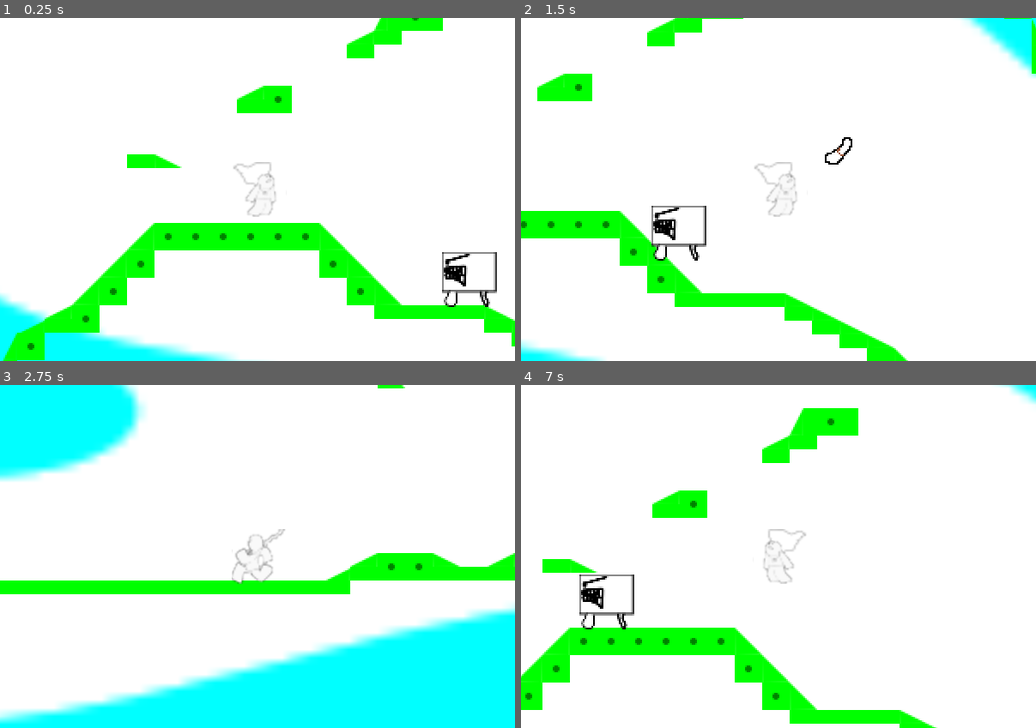
Above: before the commit, frames 1-4 (two rows, left to right).
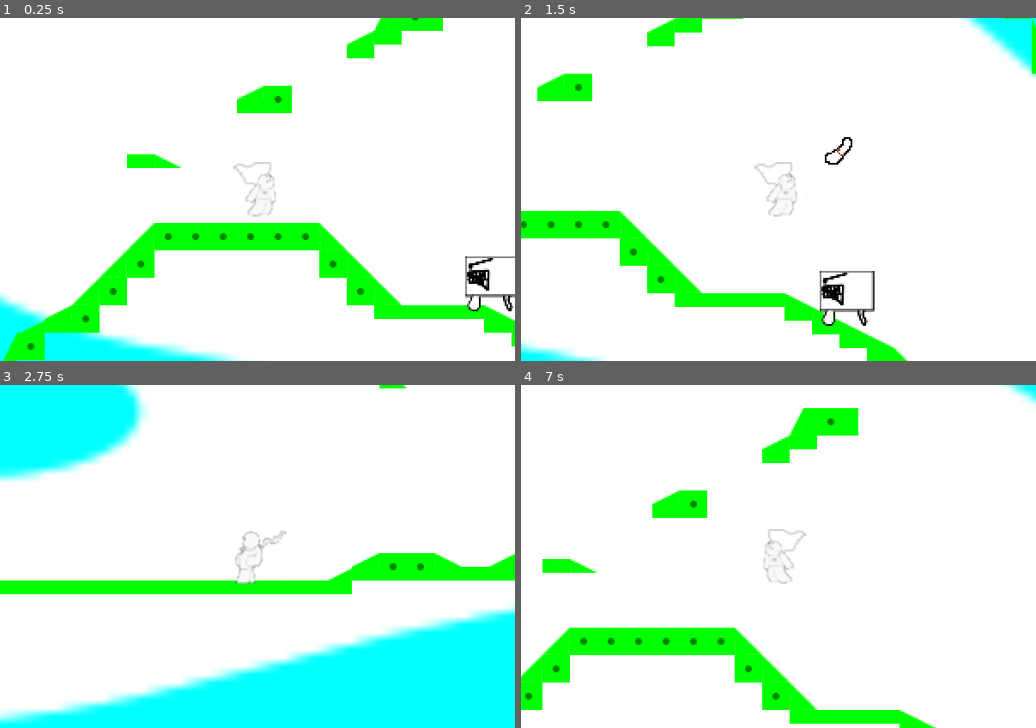
Above: after the commit, the same moments.

Repository: Sethoods/Tie-Dye
Game: Godot game, scene res://scenes/mylevel.tscn
Two runs of this game, one before a commit and one after it. Both use one fixed random seed, a clock stepped at 60 frames per second and the inputs below.
Inputs:
- Up to frame 1 (0.25 s): no input
- Up to frame 2 (1.5 s): hold Right (move_right) from 0.53 s (still down); tap Down (crouch) at 0.6 s; tap Space (jump) at 0.77 s; tap Shift (shoot) at 1.35 s
- Up to frame 3 (2.75 s): tap Space (jump) at 1.52 s; release Right (move_right) at 2.03 s; hold Left (move_left) from 2.03 s (still down); tap Down (crouch) at 2.1 s
- Up to frame 4 (7 s): release Left (move_left) at 2.78 s; hold Right (move_right) 2.78-4.28 s; tap Shift (shoot) at 2.85, 4.35, 5.85 s; tap Space (jump) at 3.02, 3.77, 4.52, 6.02, 6.77 s; tap Down (crouch) at 3.6, 5.1, 6.6 s; hold Left (move_left) 4.28-5.03 s; hold Right (move_right) 5.03-5.78 s; hold Left (move_left) from 5.78 s (still down)

The runs differ from the first frame. In frame 1, 1.1% of the frame differs, in the area x 85-100%, y 68-86%; in frame 2, 1.3%, in the area x 25-69%, y 54-90%; in frame 3, 1.1%; in frame 4, 0.6%.

Commit message:
Enemy movement enhancement
Enemy now dynamically avoids falling off of pits

Diff:
--- a/untitled-new-/project.godot
+++ b/untitled-new-/project.godot
@@ -12,7 +12,7 @@
 
 config/name="TieDye"
 run/main_scene="uid://b5lmxcbpp3eaa"
-config/features=PackedStringArray("4.4", "GL Compatibility")
+config/features=PackedStringArray("4.5", "GL Compatibility")
 config/icon="res://icon.svg"
 
 [display]
--- a/untitled-new-/scenes/boksy.tscn
+++ b/untitled-new-/scenes/boksy.tscn
@@ -1,7 +1,7 @@
 [gd_scene load_steps=5 format=3 uid="uid://d32tobrlt6vxl"]
 
 [ext_resource type="Texture2D" uid="uid://dyjwr73f6073h" path="res://art/test enem.svg" id="1_ja1ip"]
-[ext_resource type="Script" uid="uid://bgim08b6pcpp3" path="res://scripts/boksy.gd" id="1_u7pnd"]
+[ext_resource type="Script" uid="uid://bgim08b6pcpp3" path="res://scenes/scripts/boksy.gd" id="1_u7pnd"]
 
 [sub_resource type="AtlasTexture" id="AtlasTexture_u7pnd"]
 atlas = ExtResource("1_ja1ip")
--- a/untitled-new-/scenes/mylevel.tscn
+++ b/untitled-new-/scenes/mylevel.tscn
@@ -1,6 +1,6 @@
 [gd_scene load_steps=6 format=3 uid="uid://b5lmxcbpp3eaa"]
 
-[ext_resource type="Script" uid="uid://bdgfrks46g5gq" path="res://scripts/mylevel.gd" id="1_ihyw0"]
+[ext_resource type="Script" uid="uid://bdgfrks46g5gq" path="res://scenes/scripts/mylevel.gd" id="1_ihyw0"]
 [ext_resource type="PackedScene" uid="uid://dkiwy771wd18a" path="res://scenes/terrain1.tscn" id="1_ybe71"]
 [ext_resource type="Texture2D" uid="uid://b7bks2w6bvs6f" path="res://art/test bg.svg" id="2_hod4y"]
 [ext_resource type="PackedScene" uid="uid://c788sfrv8kllu" path="res://scenes/p1.tscn" id="2_ihyw0"]
--- a/untitled-new-/scenes/p1.tscn
+++ b/untitled-new-/scenes/p1.tscn
@@ -1,8 +1,8 @@
 [gd_scene load_steps=13 format=3 uid="uid://c788sfrv8kllu"]
 
-[ext_resource type="Script" uid="uid://bdpuc04hrh0gk" path="res://scripts/p_1.gd" id="1_vokph"]
+[ext_resource type="Script" uid="uid://bdpuc04hrh0gk" path="res://scenes/scripts/p_1.gd" id="1_vokph"]
 [ext_resource type="Texture2D" uid="uid://uk4lnoo6yt7e" path="res://art/test_sprite.png" id="2_vokph"]
-[ext_resource type="Script" uid="uid://ch1pmqey7oqc3" path="res://scripts/marker_2d.gd" id="3_6u33n"]
+[ext_resource type="Script" uid="uid://ch1pmqey7oqc3" path="res://scenes/scripts/marker_2d.gd" id="3_6u33n"]
 
 [sub_resource type="RectangleShape2D" id="RectangleShape2D_vokph"]
 size = Vector2(15, 16)
--- a/untitled-new-/scenes/paper.tscn
+++ b/untitled-new-/scenes/paper.tscn
@@ -1,7 +1,7 @@
 [gd_scene load_steps=4 format=3 uid="uid://mesvu7udmqxi"]
 
 [ext_resource type="Texture2D" uid="uid://bluebhb4uhtjo" path="res://art/PROJ.png" id="1_ldlei"]
-[ext_resource type="Script" uid="uid://bn3cslrt5aiwd" path="res://scripts/paper.gd" id="1_vas6c"]
+[ext_resource type="Script" uid="uid://bn3cslrt5aiwd" path="res://scenes/scripts/paper.gd" id="1_vas6c"]
 
 [sub_resource type="CapsuleShape2D" id="CapsuleShape2D_ldlei"]
 radius = 2.82843
--- /dev/null
+++ b/untitled-new-/scenes/scripts/boksy.gd
@@ -0,0 +1,30 @@
+extends CharacterBody2D
+
+var speed: float = 100
+var direction: int = 1
+var counter:  bool = false
+@onready var tilemap: TileMapLayer = get_node("/root/mylevel/Level_test")
+
+func _physics_process(delta: float) -> void:
+	counter = false
+	velocity.y += get_gravity().y * delta
+	velocity.x = speed * direction
+
+	var ahead_cell = tilemap.local_to_map(global_position + Vector2(direction * 16, 16))
+
+	for i in range(0,6):
+			if tilemap.get_cell_source_id(ahead_cell + Vector2i(0, i)) != -1:
+				counter = true
+				print(str(counter) + ", air below infront")
+				break
+
+	var wall_cell = tilemap.local_to_map(global_position + Vector2(direction * 16, -8))
+
+	var wall_ahead := tilemap.get_cell_source_id(wall_cell) != -1
+
+
+
+	if counter != true or wall_ahead:
+		direction *= -1
+
+	move_and_slide()
--- a/untitled-new-/scenes/terrain1.tscn
+++ b/untitled-new-/scenes/terrain1.tscn
@@ -1,7 +1,7 @@
 [gd_scene load_steps=8 format=4 uid="uid://dkiwy771wd18a"]
 
 [ext_resource type="Texture2D" uid="uid://bo13sib0666em" path="res://art/test_tiles1.svg" id="3_aylvp"]
-[ext_resource type="Script" uid="uid://lsjef4jovxw3" path="res://scripts/bottom.gd" id="5_d1xuu"]
+[ext_resource type="Script" uid="uid://lsjef4jovxw3" path="res://scenes/scripts/bottom.gd" id="5_d1xuu"]
 
 [sub_resource type="TileSetAtlasSource" id="TileSetAtlasSource_d1xuu"]
 texture = ExtResource("3_aylvp")
--- a/untitled-new-/scripts/boksy.gd
+++ /dev/null
@@ -1,21 +0,0 @@
-extends CharacterBody2D
-
-var speed: float = 100
-var direction: int = 1
-@onready var tilemap: TileMapLayer = get_node("/root/mylevel/Level_test")
-
-func _physics_process(delta: float) -> void:
-	velocity.y += get_gravity().y * delta
-	velocity.x = speed * direction
-
-	# Position ahead of the character’s feet
-	var ahead_pos = global_position + Vector2(direction * 16, 16) # 16px offset forward & down
-	var cell = tilemap.local_to_map(ahead_pos)
-
-	# Check if there’s a tile underfoot
-	var has_ground = tilemap.get_cell_source_id(cell) != -1
-
-	if is_on_wall() or not has_ground:
-		direction *= -1
-
-	move_and_slide()
Not shown, changed: untitled-new-/art/PLAYER.png.import
Not shown, changed: untitled-new-/art/PROJ.png.import
Not shown, changed: untitled-new-/art/TILE.png.import
Not shown, changed: untitled-new-/art/TILE2.png.import
Not shown, changed: untitled-new-/art/TILE3.png.import
Not shown, changed: untitled-new-/art/test bg.svg.import
Not shown, changed: untitled-new-/art/test enem.svg.import
Not shown, changed: untitled-new-/art/test_sprite.png.import
Not shown, changed: untitled-new-/art/test_tiles1.svg.import
Not shown, changed: untitled-new-/icon.svg.import
Renamed: untitled-new-/scripts/boksy.gd.uid -> untitled-new-/scenes/scripts/boksy.gd.uid
Renamed: untitled-new-/scripts/bottom.gd -> untitled-new-/scenes/scripts/bottom.gd
(and 9 more such lines)
